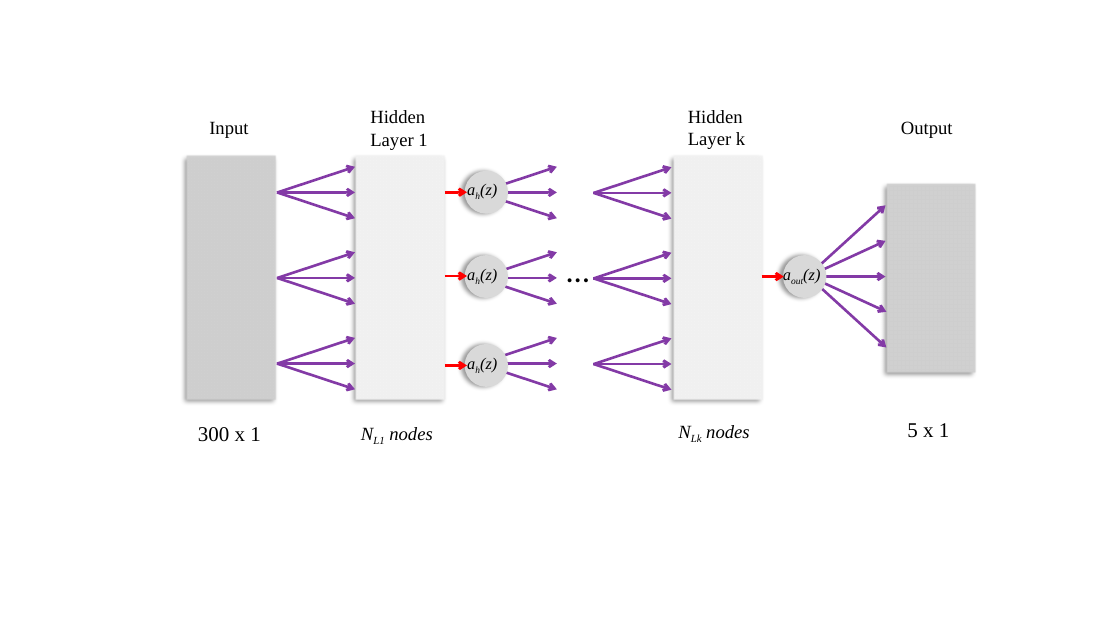
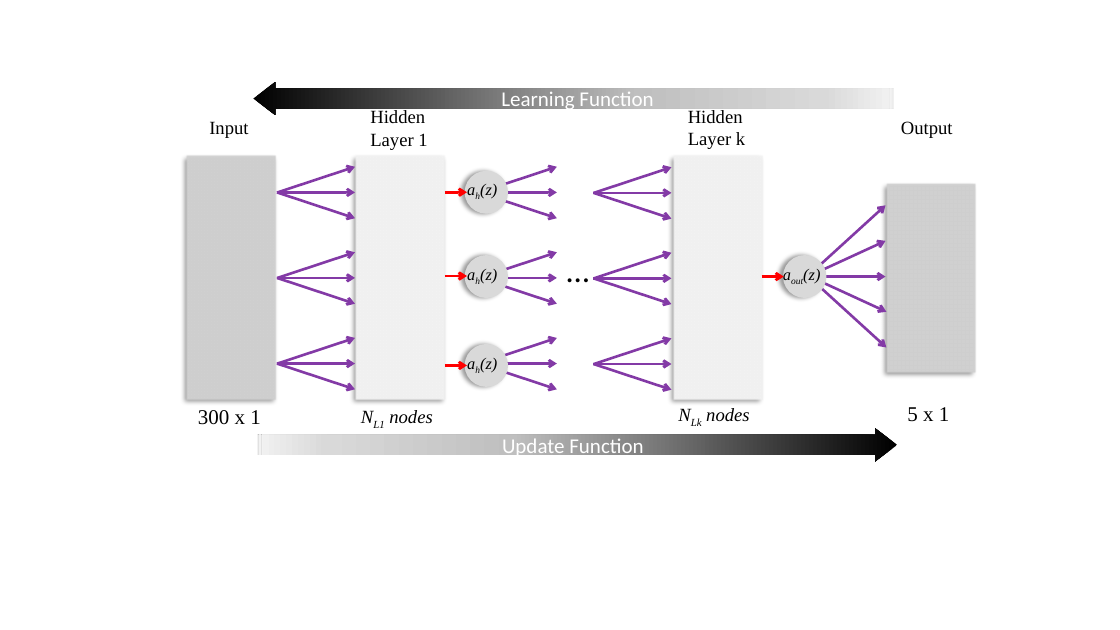
Before and after one commit to nickjoodi/Deep-Learning-for-Knowledge-Graph-Completion, a slide deck: slide 1 of TeX/report_mlp/MLP_Diagrams.pptx. Drawn at 1120x630 pixels with LibreOffice and Linux fonts; fonts in the diff are those of the drawing; grey boxes stand for pictures. Boxes give left, top, right and bottom in pixels: in the first picture for what was removed or moved away, otherwise in the second. Text is boxed around its words. In the diff, an @@ line names an element or a change of style, - is before the commit and + after.

```diff
--- a/TeX/report_mlp/MLP_Diagrams.pptx
+++ b/TeX/report_mlp/MLP_Diagrams.pptx
@@ striped right arrow added at [254, 82, 894, 115], fill gradient #000000 to #BFBFBF to #D9D9D9 to #F2F2F2, 18 pt, text #FFFFFF @@
+Learning Function
@@ 4 texts: place and size @@
-4 texts at [198, 423, 949, 442]
+4 texts at [198, 407, 949, 425]
@@ striped right arrow added at [257, 429, 897, 462], fill gradient #000000 to #BFBFBF to #D9D9D9 to #F2F2F2, 18 pt, text #FFFFFF @@
+Update Function
```
Also in this commit, not shown: 3 slides added.
